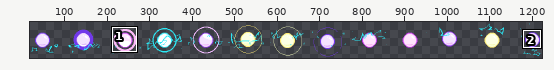
Pixel-art file: effects/laser_emit.aseprite. Above, an overview of the earlier version with the close-up marked.
Close-up. Before the edit:
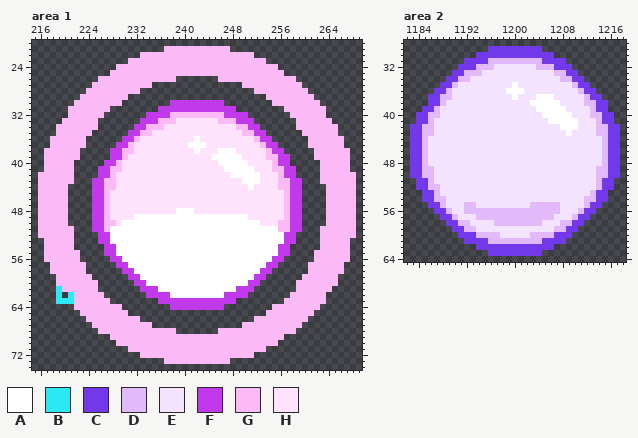
2048x512 pixels, 1 frame. Colours within 5 levels of each other are drawn and written as one. Shown: area 1: x 215..269, y 20..74; area 2: x 1182..1218, y 28..64. The wide view leaves out empty margins. The commit also changed other parts of the picture, which this record leaves out.
Palette (. is transparent): A #ffffff  B #2ce8f5  C #7139ea  D #e2b9fb  E #f4e3ff  F #c139ea  G #fbb9f6  H #ffe3fd
Pixels before, area 1 (only the part around the change), first column x 215:
20 .......................................................
21 ......................GGGGGGGGGGG......................
22 ..................GGGGGGGGGGGGGGGGGGG..................
23 ................GGGGGGGGGGGGGGGGGGGGGGG................
24 ..............GGGGGGGGGGGGGGGGGGGGGGGGGGG..............
25 .............GGGGGGGGGGGGGGGGGGGGGGGGGGGGG.............
26 ...........GGGGGGGGGGGGG.......GGGGGGGGGGGGG...........
27 ..........GGGGGGGGGG...............GGGGGGGGGG..........
28 .........GGGGGGGGG...................GGGGGGGGG.........
29 ........GGGGGGGG.......................GGGGGGGG........
30 .......GGGGGGGG........FFFFFFFFF........GGGGGGGG.......
31 ......GGGGGGG........FFFFFFFFFFFFF........GGGGGGG......
32 ......GGGGGG.......FFFFGGGGGGGGGFFFF.......GGGGGG......
33 .....GGGGGG.......FFFGGGHHHHHHHGGGFFF.......GGGGGG.....
34 ....GGGGGGG......FFGGGHHHHHHHHHHHHGGFF......GGGGGGG....
35 ....GGGGGG......FFGGHHHHHHHHHHHHHHHGGFF......GGGGGG....
36 ...GGGGGG......FFGHHHHHHHHHAHHHHHHHHHGFF......GGGGGG...
37 ...GGGGGG.....FFGHHHHHHHHHAAAHHHHHHHHHGFF.....GGGGGG...
38 ..GGGGGG.....FFGGHHHHHHHHHHAHHHAAAHHHHHGFF.....GGGGGG..
39 ..GGGGGG.....FFGHHHHHHHHHHHHHHAAAAAHHHHGGFF....GGGGGG..
40 ..GGGGG.....FFGHHHHHHHHHHHHHHHHAAAAAHHHHGFF.....GGGGG..
41 ..GGGGG....FFGGHHHHHHHHHHHHHHHHHAAAAAHHHGGFF....GGGGG..
42 .GGGGGG....FFGHHHHHHHHHHHHHHHHHHHAAAAAHHHGFF....GGGGGG.
43 .GGGGGG...FFGGHHHHHHHHHHHHHHHHHHHHHAAAHHHGGFF...GGGGGG.
44 .GGGGG....FFGGHHHHHHHHHHHHHHHHHHHHHHAHHHHGGFF....GGGGG.
45 .GGGGG....FFGHHHHHHHHHHHHHHHHHHHHHHHHHHHHHGFF....GGGGG.
46 .GGGGG....FFGHHHHHHHHHHHHHHHHHHHHHHHHHHHHHGFF....GGGGG.
47 .GGGGG....FFGHHHHHHHHHHHHHHHHHHHHHHHHHHHHHGFF....GGGGG.
48 .GGGGG....FFGHHHHHHHHHHHAAAHHHHHHHHHHHHHHHGFF....GGGGG.
49 .GGGGG....FFGHHHHAAAAAAAAAAAAAAAAAAAHHHHHHGFF....GGGGG.
50 .GGGGG....FFGGHAAAAAAAAAAAAAAAAAAAAAAAHHHGGFF....GGGGG.
51 .GGGGGG...FFGAAAAAAAAAAAAAAAAAAAAAAAAAAAAGGFF...GGGGGG.
52 .GGGGGG....FFAAAAAAAAAAAAAAAAAAAAAAAAAAAAAFF....GGGGGG.
53 ..GGGGG....FFAAAAAAAAAAAAAAAAAAAAAAAAAAAAAFF....GGGGG..
54 ..GGGGG.....FFAAAAAAAAAAAAAAAAAAAAAAAAAAAFF.....GGGGG..
55 ..GGGGGG....FFAAAAAAAAAAAAAAAAAAAAAAAAAAAFF....GGGGGG..
56 ..GGGGGG.....FFAAAAAAAAAAAAAAAAAAAAAAAAAFF.....GGGGGG..
57 ...GGGGGG.....FFAAAAAAAAAAAAAAAAAAAAAAAFF.....GGGGGG...
58 ...GGGGGG......FFAAAAAAAAAAAAAAAAAAAAAFF......GGGGGG...
59 ....GGGGGG......FFAAAAAAAAAAAAAAAAAAAFF......GGGGGG....
60 ....GGGGGGG......FFAAAAAAAAAAAAAAAAAFF......GGGGGGG....
61 ....BGGGGGG.......FFFAAAAAAAAAAAAAFFF.......GGGGGG.....
62 ....B.BGGGGG.......FFFFAAAAAAAAAFFFF.......GGGGGG......
63 ....BBBGGGGGG........FFFFFFFFFFFFF........GGGGGGG......
64 .......GGGGGGGG........FFFFFFFFF........GGGGGGGG.......
65 ........GGGGGGGG.......................GGGGGGGG........
66 .........GGGGGGGGG...................GGGGGGGGG.........
67 ..........GGGGGGGGGG...............GGGGGGGGGG..........
68 ...........GGGGGGGGGGGGG.......GGGGGGGGGGGGG...........
69 .............GGGGGGGGGGGGGGGGGGGGGGGGGGGGG.............
70 ..............GGGGGGGGGGGGGGGGGGGGGGGGGGG..............
71 ................GGGGGGGGGGGGGGGGGGGGGGG................
72 ..................GGGGGGGGGGGGGGGGGGG..................
73 ......................GGGGGGGGGGG......................
74 .......................................................
Pixels before, area 2, first column x 1183:
29 .............CCCCCCCCC.............
30 ...........CCCCCCCCCCCCC...........
31 .........CCCCDDDDDDDDDCCCC.........
32 ........CCCDDDEEEEEEEDDDCCC........
33 .......CCDDDEEEEEEEEEEEEDDCC.......
34 ......CCDDEEEEEEEEEEEEEEEDDCC......
35 .....CCDEEEEEEEEEAEEEEEEEEEDCC.....
36 ....CCDEEEEEEEEEAAAEEEEEEEEEDCC....
37 ...CCDDEEEEEEEEEEAEEEAAAEEEEEDCC...
38 ...CCDEEEEEEEEEEEEEEAAAAAEEEEDDCC..
39 ..CCDEEEEEEEEEEEEEEEEAAAAAEEEEDCC..
40 .CCDDEEEEEEEEEEEEEEEEEAAAAAEEEDDCC.
41 .CCDEEEEEEEEEEEEEEEEEEEAAAAAEEEDCC.
42 CCDDEEEEEEEEEEEEEEEEEEEEEAAAEEEDDCC
43 CCDDEEEEEEEEEEEEEEEEEEEEEEAEEEEDDCC
44 CCDEEEEEEEEEEEEEEEEEEEEEEEEEEEEEDCC
45 CCDEEEEEEEEEEEEEEEEEEEEEEEEEEEEEDCC
46 CCDEEEEEEEEEEEEEEEEEEEEEEEEEEEEEDCC
47 CCDEEEEEEEEEEEEEEEEEEEEEEEEEEEEEDCC
48 CCDEEEEEEEEEEEEEEEEEEEEEEEEEEEEEDCC
49 CCDDEEEEEEEEEEEEEEEEEEEEEEEEEEEDDCC
50 CCDDEEEEEEEEEEEEEEEEEEEEEEEEEEEDDCC
51 .CCDEEEEEEEEEEEEEEEEEEEEEEEEEEEDCC.
52 .CCDDEEEEEEEEEEEEEEEEEEEEEEEEEEDCC.
53 ..CCDEEEEEEEEEEEEEEEEEEEEEEEEEDCC..
54 ..CCDDEEEEEEEEEEEEEEEEEEEEEEEDDCC..
55 ...CCDEEEDDEEEEEEEEEDDDDDEEEEDCC...
56 ....CCDEEDDDDDDDDDDDDDDDDEEEDCC....
57 .....CCDEEEDDDDDDDDDDDDDEEEDCC.....
58 ......CCDDEEEEDDDDDDDDEEEDDCC......
59 .......CCDDEEEEEEEEEEEEEDDCC.......
60 ........CCCDDDDEEEEEDDDDCCC........
61 .........CCCCDDDDDDDDDCCCC.........
62 ...........CCCCCCCCCCCCC...........
63 .............CCCCCCCCC.............
After the commit:
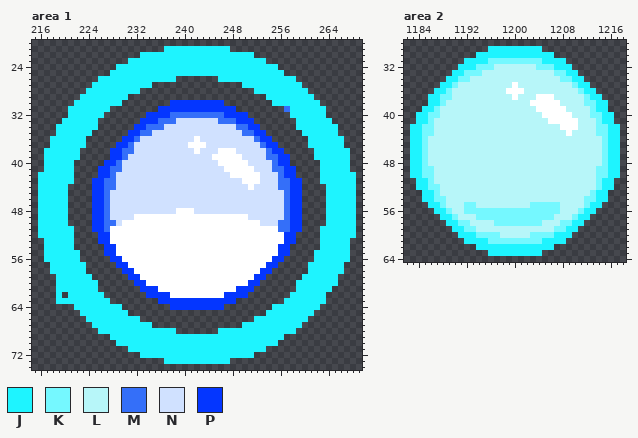
Colours new in this view: J #1ef4ff  K #75f8ff  L #b7f6f9  M #346ff9  N #d0e1ff  P #0436ff
The edit:
Changed rows in their new state; - is an unchanged pixel.
Area 1:
first column x 216:
21 ---------------------JJJJJJJJJJJ---------------------
22 -----------------JJJJJJJJJJJJJJJJJJJ-----------------
23 ---------------JJJJJJJJJJJJJJJJJJJJJJJ---------------
24 -------------JJJJJJJJJJJJJJJJJJJJJJJJJJJ-------------
25 ------------JJJJJJJJJJJJJJJJJJJJJJJJJJJJJ------------
26 ----------JJJJJJJJJJJJJ-------JJJJJJJJJJJJJ----------
27 ---------JJJJJJJJJJ---------------JJJJJJJJJJ---------
28 --------JJJJJJJJJ-------------------JJJJJJJJJ--------
29 -------JJJJJJJJ-----------------------JJJJJJJJ-------
30 ------JJJJJJJJ--------PPPPPPPPP--------JJJJJJJJ------
31 -----JJJJJJJ--------PPPPPPPPPPPPP--------MJJJJJJ-----
32 -----JJJJJJ-------PPPPMMMMMMMMMPPPP-------JJJJJJ-----
33 ----JJJJJJ-------PPPMMMNNNNNNNMMMPPP-------JJJJJJ----
34 ---JJJJJJJ------PPMMMNNNNNNNNNNNNMMPP------JJJJJJJ---
35 ---JJJJJJ------PPMMNNNNNNNNNNNNNNNMMPP------JJJJJJ---
36 --JJJJJJ------PPMNNNNNNNNN-NNNNNNNNNMPP------JJJJJJ--
37 --JJJJJJ-----PPMNNNNNNNNN---NNNNNNNNNMPP-----JJJJJJ--
38 -JJJJJJ-----PPMMNNNNNNNNNN-NNN---NNNNNMPP-----JJJJJJ-
39 -JJJJJJ-----PPMNNNNNNNNNNNNNN-----NNNNMMPP----JJJJJJ-
40 -JJJJJ-----PPMNNNNNNNNNNNNNNNN-----NNNNMPP-----JJJJJ-
41 -JJJJJ----PPMMNNNNNNNNNNNNNNNNN-----NNNMMPP----JJJJJ-
42 JJJJJJ----PPMNNNNNNNNNNNNNNNNNNN-----NNNMPP----JJJJJJ
43 JJJJJJ---PPMMNNNNNNNNNNNNNNNNNNNNN---NNNMMPP---JJJJJJ
44 JJJJJ----PPMMNNNNNNNNNNNNNNNNNNNNNN-NNNNMMPP----JJJJJ
45 JJJJJ----PPMNNNNNNNNNNNNNNNNNNNNNNNNNNNNNMPP----JJJJJ
46 JJJJJ----PPMNNNNNNNNNNNNNNNNNNNNNNNNNNNNNMPP----JJJJJ
47 JJJJJ----PPMNNNNNNNNNNNNNNNNNNNNNNNNNNNNNMPP----JJJJJ
48 JJJJJ----PPMNNNNNNNNNNN---NNNNNNNNNNNNNNNMPP----JJJJJ
49 JJJJJ----PPMNNNN-------------------NNNNNNMPP----JJJJJ
50 JJJJJ----PPMMN-----------------------NNNMMPP----JJJJJ
51 JJJJJJ---PPM----------------------------MMPP---JJJJJJ
52 JJJJJJ----PP-----------------------------PP----JJJJJJ
53 -JJJJJ----PP-----------------------------PP----JJJJJ-
54 -JJJJJ-----PP---------------------------PP-----JJJJJ-
55 -JJJJJJ----PP---------------------------PP----JJJJJJ-
56 -JJJJJJ-----PP-------------------------PP-----JJJJJJ-
57 --JJJJJJ-----PP-----------------------PP-----JJJJJJ--
58 --JJJJJJ------PP---------------------PP------JJJJJJ--
59 ---JJJJJJ------PP-------------------PP------JJJJJJ---
60 ---JJJJJJJ------PP-----------------PP------JJJJJJJ---
61 ---JJJJJJJ-------PPP-------------PPP-------JJJJJJ----
62 ---J-JJJJJJ-------PPPP---------PPPP-------JJJJJJ-----
63 ---JJJJJJJJJ--------PPPPPPPPPPPPP--------JJJJJJJ-----
64 ------JJJJJJJJ--------PPPPPPPPP--------JJJJJJJJ------
65 -------JJJJJJJJ-----------------------JJJJJJJJ-------
66 --------JJJJJJJJJ-------------------JJJJJJJJJ--------
67 ---------JJJJJJJJJJ---------------JJJJJJJJJJ---------
68 ----------JJJJJJJJJJJJJ-------JJJJJJJJJJJJJ----------
69 ------------JJJJJJJJJJJJJJJJJJJJJJJJJJJJJ------------
70 -------------JJJJJJJJJJJJJJJJJJJJJJJJJJJ-------------
71 ---------------JJJJJJJJJJJJJJJJJJJJJJJ---------------
72 -----------------JJJJJJJJJJJJJJJJJJJ-----------------
73 ---------------------JJJJJJJJJJJ---------------------
Area 2:
first column x 1183:
29 -------------JJJJJJJJJ-------------
30 -----------JJJJJJJJJJJJJ-----------
31 ---------JJJJKKKKKKKKKJJJJ---------
32 --------JJJKKKLLLLLLLKKKJJJ--------
33 -------JJKKKLLLLLLLLLLLLKKJJ-------
34 ------JJKKLLLLLLLLLLLLLLLKKJJ------
35 -----JJKLLLLLLLLL-LLLLLLLLLKJJ-----
36 ----JJKLLLLLLLLL---LLLLLLLLLKJJ----
37 ---JJKKLLLLLLLLLL-LLL---LLLLLKJJ---
38 ---JJKLLLLLLLLLLLLLL-----LLLLKKJJ--
39 --JJKLLLLLLLLLLLLLLLL-----LLLLKJJ--
40 -JJKKLLLLLLLLLLLLLLLLL-----LLLKKJJ-
41 -JJKLLLLLLLLLLLLLLLLLLL-----LLLKJJ-
42 JJKKLLLLLLLLLLLLLLLLLLLLL---LLLKKJJ
43 JJKKLLLLLLLLLLLLLLLLLLLLLL-LLLLKKJJ
44 JJKLLLLLLLLLLLLLLLLLLLLLLLLLLLLLKJJ
45 JJKLLLLLLLLLLLLLLLLLLLLLLLLLLLLLKJJ
46 JJKLLLLLLLLLLLLLLLLLLLLLLLLLLLLLKJJ
47 JJKLLLLLLLLLLLLLLLLLLLLLLLLLLLLLKJJ
48 JJKLLLLLLLLLLLLLLLLLLLLLLLLLLLLLKJJ
49 JJKKLLLLLLLLLLLLLLLLLLLLLLLLLLLKKJJ
50 JJKKLLLLLLLLLLLLLLLLLLLLLLLLLLLKKJJ
51 -JJKLLLLLLLLLLLLLLLLLLLLLLLLLLLKJJ-
52 -JJKKLLLLLLLLLLLLLLLLLLLLLLLLLLKJJ-
53 --JJKLLLLLLLLLLLLLLLLLLLLLLLLLKJJ--
54 --JJKKLLLLLLLLLLLLLLLLLLLLLLLKKJJ--
55 ---JJKLLLKKLLLLLLLLLKKKKKLLLLKJJ---
56 ----JJKLLKKKKKKKKKKKKKKKKLLLKJJ----
57 -----JJKLLLKKKKKKKKKKKKKLLLKJJ-----
58 ------JJKKLLLLKKKKKKKKLLLKKJJ------
59 -------JJKKLLLLLLLLLLLLLKKJJ-------
60 --------JJJKKKKLLLLLKKKKJJJ--------
61 ---------JJJJKKKKKKKKKJJJJ---------
62 -----------JJJJJJJJJJJJJ-----------
63 -------------JJJJJJJJJ-------------
Pixel boxes of the changes (left, top, right, bottom) in both close-ups:
changed: (38, 46, 356, 364)
changed: (410, 46, 620, 256)
